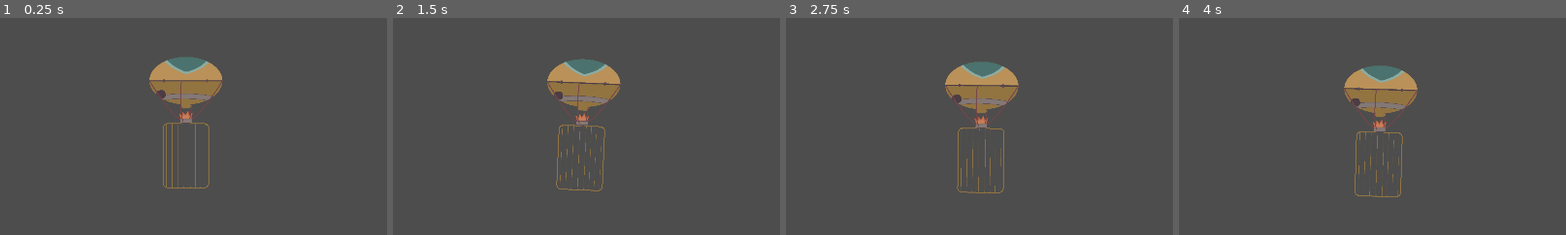
Above: before the commit, frames 1-4 (left to right).
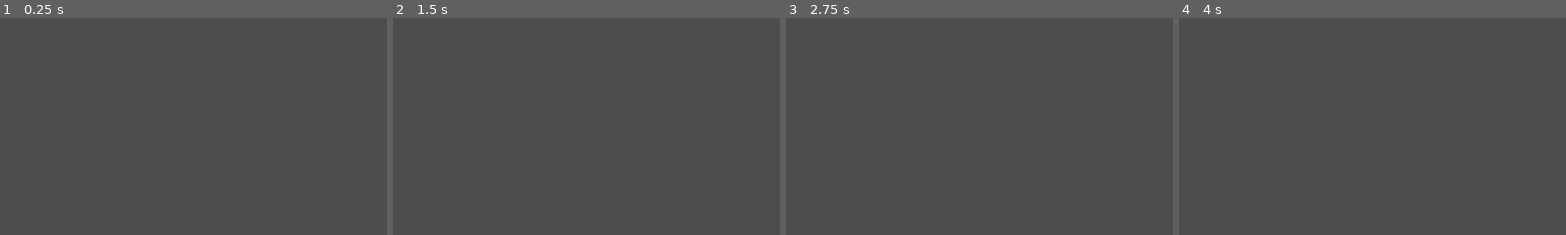
Above: after the commit, the same moments.

Repository: panorb/ludum-dare-53
Game: Godot game, scene res://world.tscn
Two runs of this game, one before a commit and one after it. Both use one fixed random seed, a clock stepped at 60 frames per second and the inputs below. The engine's default icon, where the game draws it, is replaced by a stand-in: a white triangle on a blue panel in a dark square.
Inputs:
- Up to frame 1 (0.25 s): no input
- Up to frame 2 (1.5 s): click "ein knopf hero" at 0.5 s; click "novh einer" at 1.25 s
- Up to frame 3 (2.75 s): click "ein knopf hero" at 2 s
- Up to frame 4 (4 s): click "novh einer" at 2.75 s; click "ein knopf hero" at 3.5 s
The pictures show only the part of the screen within x 36-86%, y 10-60%; the shares and areas given below are measured in that part.

The runs differ from the first frame. In frame 1, 4.0% of the frame differs, in the area x 38-58%, y 17-79%; in frame 2, 3.8%; in frame 3, 3.8%; in frame 4, 3.8%.

Commit message:
Some formating

Diff:
--- a/godot/game/balloon/balloon.tscn
+++ b/godot/game/balloon/balloon.tscn
@@ -1,41 +1,26 @@
-[gd_scene load_steps=7 format=3 uid="uid://dqrb0owc04n30"]
+[gd_scene load_steps=5 format=3 uid="uid://dqrb0owc04n30"]
 
 [ext_resource type="Script" path="res://game/balloon/balloon.gd" id="1_00v08"]
 [ext_resource type="Texture2D" uid="uid://baoqd4onlxlqo" path="res://game/balloon/balloon_cage.svg" id="2_7bswg"]
 [ext_resource type="Texture2D" uid="uid://bh26q30j4picy" path="res://game/balloon/balloon_head.svg" id="2_ilerb"]
 [ext_resource type="Texture2D" uid="uid://b8f182hxp7gas" path="res://game/balloon/fire.svg" id="3_ugihq"]
 
-[sub_resource type="CapsuleShape2D" id="CapsuleShape2D_fu81c"]
-radius = 166.56
-height = 574.3
+[node name="Balloon" type="Node2D"]
 
-[sub_resource type="RectangleShape2D" id="RectangleShape2D_ogpq1"]
-size = Vector2(350, 505)
-
-[node name="Balloon" type="CharacterBody2D"]
+[node name="CharacterBody2D" type="CharacterBody2D" parent="."]
+position = Vector2(984, 683)
+scale = Vector2(0.3, 0.3)
 script = ExtResource("1_00v08")
 
-[node name="Cage" type="Sprite2D" parent="."]
-scale = Vector2(0.3, 0.3)
+[node name="Cage" type="Sprite2D" parent="CharacterBody2D"]
 texture = ExtResource("2_7bswg")
-offset = Vector2(0, 620)
+offset = Vector2(0, 540)
 
-[node name="Fire" type="Sprite2D" parent="."]
-scale = Vector2(0.3, 0.3)
+[node name="Fire" type="Sprite2D" parent="CharacterBody2D"]
 texture = ExtResource("3_ugihq")
-offset = Vector2(-2, 290)
+offset = Vector2(-2, 210)
 
-[node name="Head" type="Sprite2D" parent="."]
-scale = Vector2(0.3, 0.3)
+[node name="Head" type="Sprite2D" parent="CharacterBody2D"]
 texture = ExtResource("2_ilerb")
-offset = Vector2(0, 80)
 
-[node name="CollisionShapeHead" type="CollisionShape2D" parent="."]
-rotation = 1.5708
-scale = Vector2(0.3, 0.3)
-shape = SubResource("CapsuleShape2D_fu81c")
-
-[node name="CollisionShapeCage" type="CollisionShape2D" parent="."]
-position = Vector2(0, 186)
-scale = Vector2(0.3, 0.3)
-shape = SubResource("RectangleShape2D_ogpq1")
+[node name="CollisionShape2D" type="CollisionShape2D" parent="CharacterBody2D"]
--- a/godot/game/game.tscn
+++ b/godot/game/game.tscn
@@ -97,9 +97,10 @@
 
 [node name="CardSpawner" parent="." instance=ExtResource("4_sv5h8")]
 
-[connection signal="button_down" from="UI/Hero Button" to="UI/HBoxContainer/HBoxContainer/VBoxContainer/Healthbar Main" method="_on_hero_button_down"]
-[connection signal="button_down" from="UI/Enemy Button" to="UI/HBoxContainer/HBoxContainer2/VBoxContainer/Healthbar Enemy" method="_on_enemy_button_down"]
 [node name="Balloon" parent="." instance=ExtResource("5_jytc0")]
 position = Vector2(1148, 264)
 
 [node name="CaveSegment" parent="." instance=ExtResource("6_uxkq5")]
+
+[connection signal="button_down" from="UI/Hero Button" to="UI/HBoxContainer/HBoxContainer/VBoxContainer/Healthbar Main" method="_on_hero_button_down"]
+[connection signal="button_down" from="UI/Enemy Button" to="UI/HBoxContainer/HBoxContainer2/VBoxContainer/Healthbar Enemy" method="_on_enemy_button_down"]
--- a/godot/world.gd
+++ b/godot/world.gd
@@ -1,4 +1,5 @@
 extends Node2D
+
 
 func _ready():
 	pass
Not shown: 2 places in godot/game/game.tscn that only renumber resources
